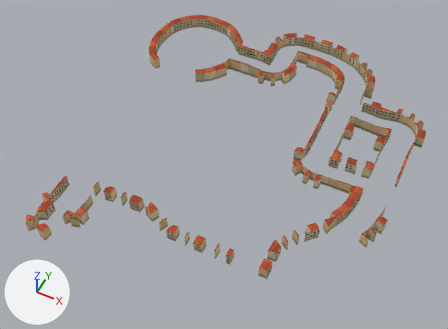
Renders of the Blender file assets/environment/city_square/sources/architectural_links.blend from each side of a commit.
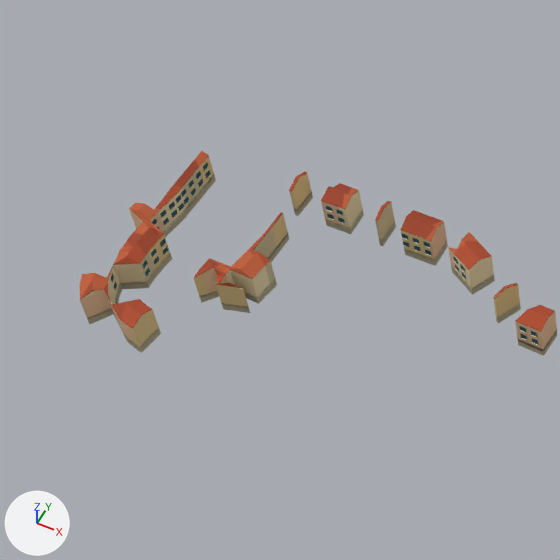
Old and new are each drawn whole from a 50 mm camera at (112.4, -301.1, 371.1) aimed at (-36.8, -2.7, -1.9) and again close up on the part from 0% to 40% of the width and 39% to 93% of the height. The lights are fixed; the arrows at lower left show +X, +Y and +Z. The last two pictures show the newer version.

In view in the first close-up: 'AvenueEntryEast', 'AvenueEntryWest', 'GardenTownEdge'.
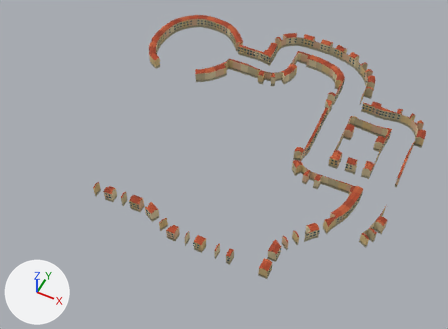
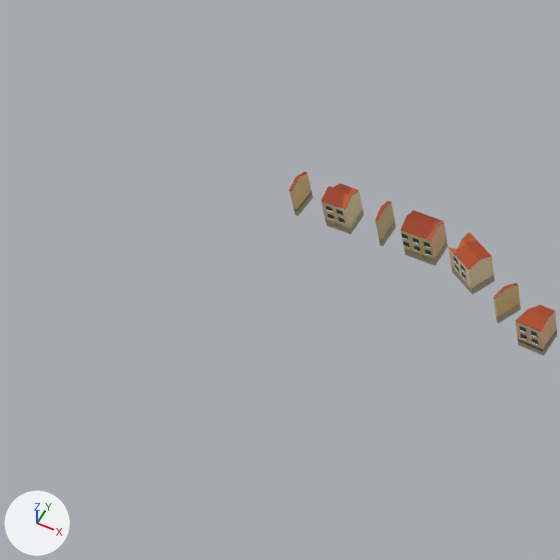
Location of each change, (x1, y1, x2, y2) in pixels of the close-ups (560 x 560 px):
'AvenueEntryWest', deleted: before (80, 151, 216, 353)
    faces in mat_city_plastershade2 (beige #e3d1a8): (82, 188, 188, 304)
    faces in mat_city_stone (beige #aba387): (88, 175, 216, 353)
    faces in mat_city_roofshade2 (orange #bd5c36): (80, 151, 209, 299)
    faces in mat_city_plastershade0 (beige #d9bd85): (127, 156, 215, 348)
    faces in mat_city_roofshade0 (brown #b04a29): (113, 185, 182, 329)
'AvenueEntryEast', deleted: before (193, 213, 289, 313)
    faces in mat_city_plastershade0 (beige #d9bd85): (193, 214, 288, 309)
    faces in mat_city_plastershade2 (beige #e3d1a8): (226, 266, 270, 298)
    faces in mat_city_roofshade2 (orange #bd5c36): (212, 250, 265, 279)
    faces in mat_city_stone (beige #aba387): (200, 233, 289, 313)
    faces in mat_city_plastershade3 (beige #c7b891): (253, 225, 277, 286)

The change in detail:
Object 'AvenueEntryWest' (ob_avenueentrywest) is deleted.
Object 'AvenueEntryEast' (ob_avenueentryeast) is deleted.
